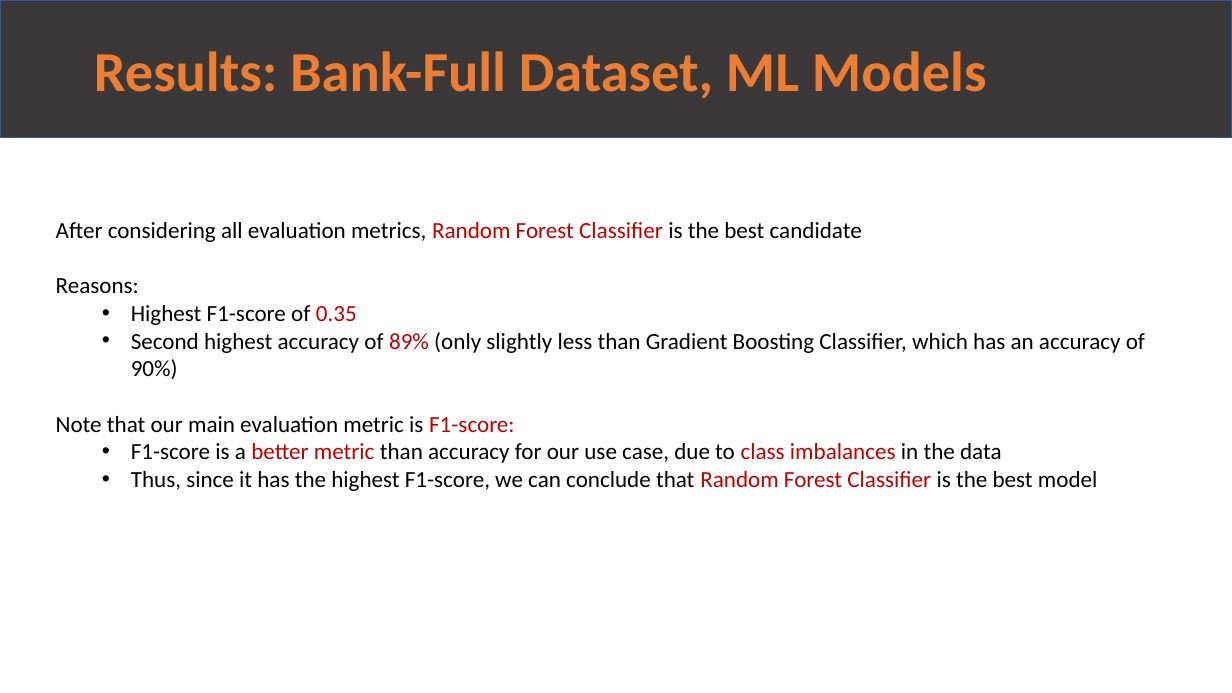
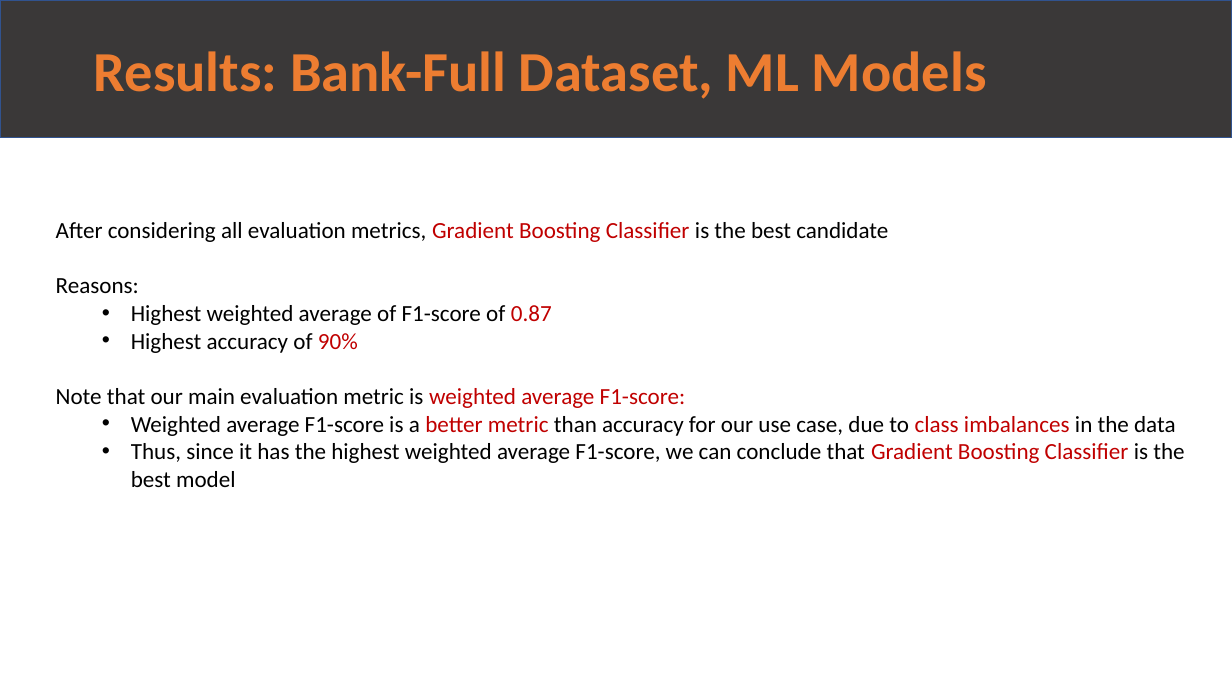
Before and after one commit to rirumel/data_science_bank_marketing_Campaign, a slide deck: slide 8 of presentation/week13_final_presentation.pptx. Drawn at 1232x693 pixels with LibreOffice and Linux fonts; fonts in the diff are those of the drawing. Boxes give left, top, right and bottom in pixels: in the first picture for what was removed or moved away, otherwise in the second. Text is boxed around its words. In the diff, an @@ line names an element or a change of style, - is before the commit and + after.

Commit message:
updated slides

```diff
--- a/presentation/week13_final_presentation.pptx
+++ b/presentation/week13_final_presentation.pptx
@@ text at bbox=[56, 222, 888, 242]: text changed @@
-After considering all evaluation metrics, Random Forest Classifier is the best candidate
+After considering all evaluation metrics, Gradient Boosting Classifier is the best candidate
@@ text at bbox=[56, 305, 1184, 487]: text changed @@
-  • Highest F1-score of 0.35
-  • Second highest accuracy of 89% (only slightly less than Gradient Boosting Classifier, which has an accuracy of 90%)
-Note that our main evaluation metric is F1-score:
-  • F1-score is a better metric than accuracy for our use case, due to class imbalances in the data
-  • Thus, since it has the highest F1-score, we can conclude that Random Forest Classifier is the best model
+  • Highest weighted average of F1-score of 0.87
+  • Highest accuracy of 90%
+Note that our main evaluation metric is weighted average F1-score:
+  • Weighted average F1-score is a better metric than accuracy for our use case, due to class imbalances in the data
+  • Thus, since it has the highest weighted average F1-score, we can conclude that Gradient Boosting Classifier is the best model
```
Also in this commit, not shown: 1 other slide changed.
